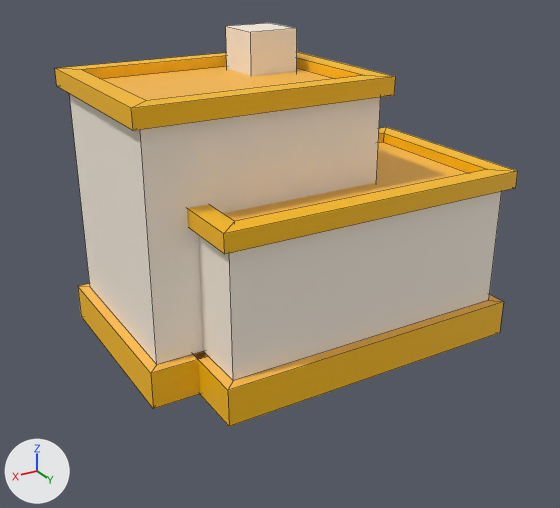
Two versions of the FBX model Assets/000.Eeeeden/00-Fbxs/jin_test/Lv2-house/Map-House-S-Lv2-Y.fbx, one commit apart.
Before and after are seen from a 50 mm camera at (1.64, 2.78, 1.75) aimed at (0.04, 0.12, 0.42). Arrows for +X, +Y and +Z are at lower left; the lights stay in place. Mesh edges are drawn as thin lines. Where no turn or scale is listed for an object, it has been applied to the vertices.

In view in the first picture: 'Map-House-S-Lv2-Y'.
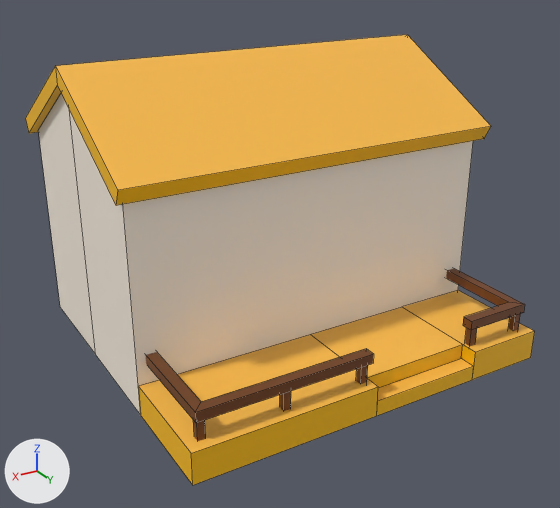
Pixel boxes (x1, y1, x2, y2) of what changed, in the pictures (560 x 508 px):
'Map-House-S-Lv2-Y', reshaped (10% wider, 12% taller)
    before: (55, 23, 518, 426)
    after: (25, 35, 535, 485)
part 1 of me_map_house_s_lv2_y, rebuilt
    before: (55, 52, 396, 409)
    after: (38, 94, 473, 415)
part 2 of me_map_house_s_lv2_y, deleted
    before: (187, 127, 518, 426)
part 3 of me_map_house_s_lv2_y, deleted (beige)
    before: (226, 23, 297, 76)
part 4 of me_map_house_s_lv2_y, added (orange)
    after: (25, 35, 535, 485)

The change, as a diff of the scene's bpy script:
```diff
--- a/Assets/000.Eeeeden/00-Fbxs/jin_test/Lv2-house/Map-House-S-Lv2-Y.fbx.py
+++ b/Assets/000.Eeeeden/00-Fbxs/jin_test/Lv2-house/Map-House-S-Lv2-Y.fbx.py
@@ me_map_house_s_lv2_y @@
 # used by ob_map_house_s_lv2_y; location = (0.0, 0.0, 0.0)
-me_map_house_s_lv2_y.from_pydata(...)  # 80 vertices, 74 faces; spans x -0.86..0.75, y -0.56..0.6, z 0.0..1.32
+me_map_house_s_lv2_y.from_pydata(...)  # 110 vertices, 76 faces; spans x -0.84..0.84, y -0.76..0.83, z 0.0..1.25
+# me_map_house_s_lv2_y part 1: the loose piece of 36 vertices spanning x -0.37..0.75, y -0.56..0.34, z 0.0..1.18 is rebuilt with 12 vertices and now spans x -0.81..0.81, y -0.7..0.36, z 0.0..1.18
+# me_map_house_s_lv2_y part 2: the loose piece of 36 vertices spanning x -0.86..0.55, y -0.3..0.6, z 0.0..0.78 is deleted
+# me_map_house_s_lv2_y part 3: the loose piece of 8 vertices spanning x -0.23..0.0, y -0.42..-0.19, z 1.03..1.32 is deleted
+# me_map_house_s_lv2_y part 4
+# 52 vertices are added at x -0.84..0.81, y -0.76..0.83, z 0.0..1.25
+# 28 new vertices lie (0.0, 0.0, 0.13) away from vertices in x -0.81..0.81, y 0.36..0.83, z 0.0..0.12
+# 12 new vertices lie (0.0, 0.0, 0.04) away from vertices in x -0.77..0.77, y 0.33..0.79, z 0.21
+# 6 new vertices lie (1.68, 0.0, 0.0) away from vertices in x -0.84, y -0.76..0.42, z 0.87..1.25
+# 66 new faces join them
 me_map_house_s_lv2_y.materials.append(mat_main)
```
